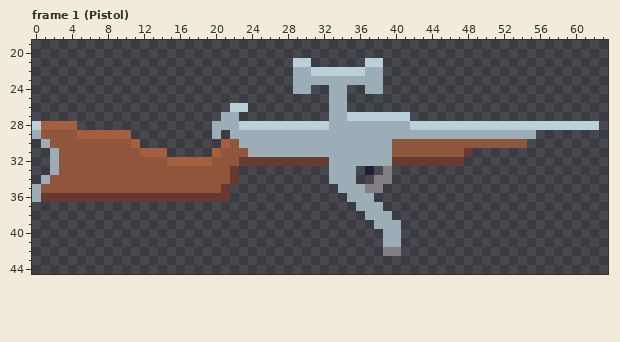
Two versions of one pixel-art file, res/sprites/sniper.aseprite. Above is the file before it was changed.
64x64 pixels, 3 frames. Shown: frame 1 (Pistol): x 0..63, y 19..44.
New version:
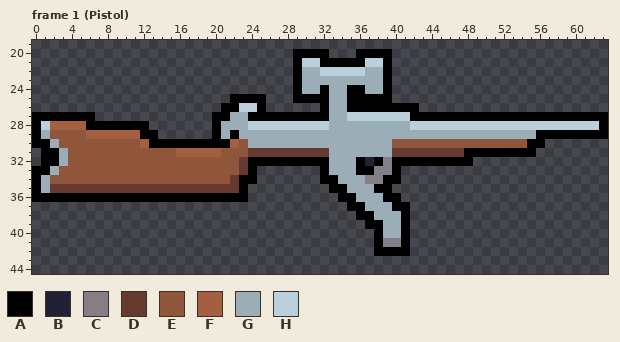
Palette (. is transparent): A #000000  B #222034  C #847e87  D #663931  E #8f563b  F #a35f40  G #9badb7  H #bad0db
The edit:
Changed rows in their new state; - is an unchanged pixel.
Frame 1 (Pistol):
first column x 0:
20 -----------------------------AAAA---AAAA------------------------
21 -----------------------------A-HAAAAA--A------------------------
22 -----------------------------A-G-------A------------------------
23 -----------------------------A---------A------------------------
24 -----------------------------A-GA--AA--A------------------------
25 ----------------------AAAA---AAAA--AAAAA------------------------
26 ---------------------AA-HA------A--AAAAAAAA---------------------
27 AAAAAAA-------------AA-GAAAAAAAAA---------AAAAAAAAAAAAAAAAAAAAAA
28 AH---FAAAAAAA-------A--G---------------------------------------A
29 AG---E-----FAA------AGA---------------------------------AAAAAAAA
30 AAG--------EFAAAAAAAAAFE-------------------------------AA-------
31 -AAG--------EEEEFFFF----DDDDDDDDD-------DDDDDDDDAAAAAAAA--------
32 -AAG-----------EEEEE----AAAAAAAAA---ABACAAAAAAAAA---------------
33 AA--------------------EDA-------A---AAC-A-----------------------
34 A----------------------AA-------AA--GC-AA-----------------------
35 AGDDDDDDDDDDDDDDDDDDD-DA---------AA--GAA------------------------
36 AAAAAAAAAAAAAAAAAAAAAAAA----------AA--GAA-----------------------
37 -----------------------------------AA--GAA----------------------
38 ------------------------------------AA--GA----------------------
39 -------------------------------------AA--A----------------------
40 --------------------------------------A--A----------------------
41 --------------------------------------ACCA----------------------
42 --------------------------------------AAAA----------------------
Where, in picture pixels (left, top, right, bottom), the same in both pictures:
changed: (32, 49, 608, 256)
